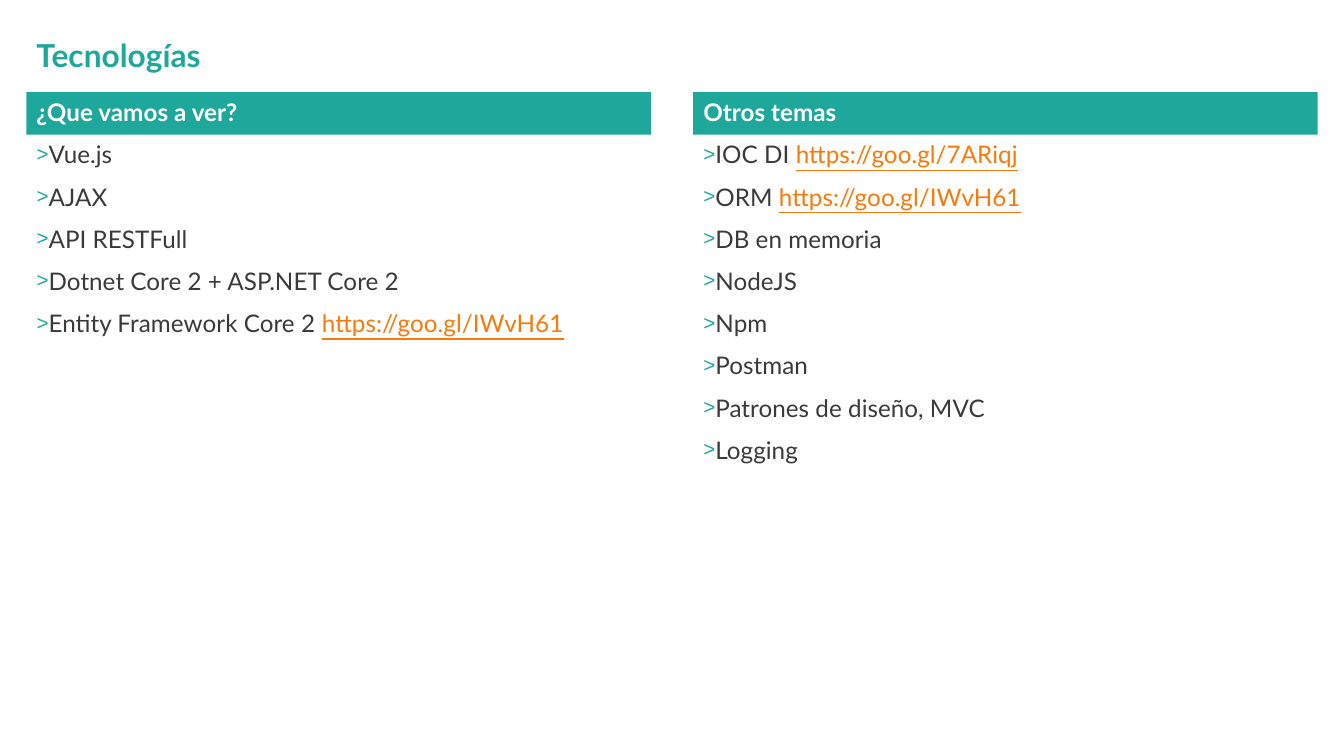
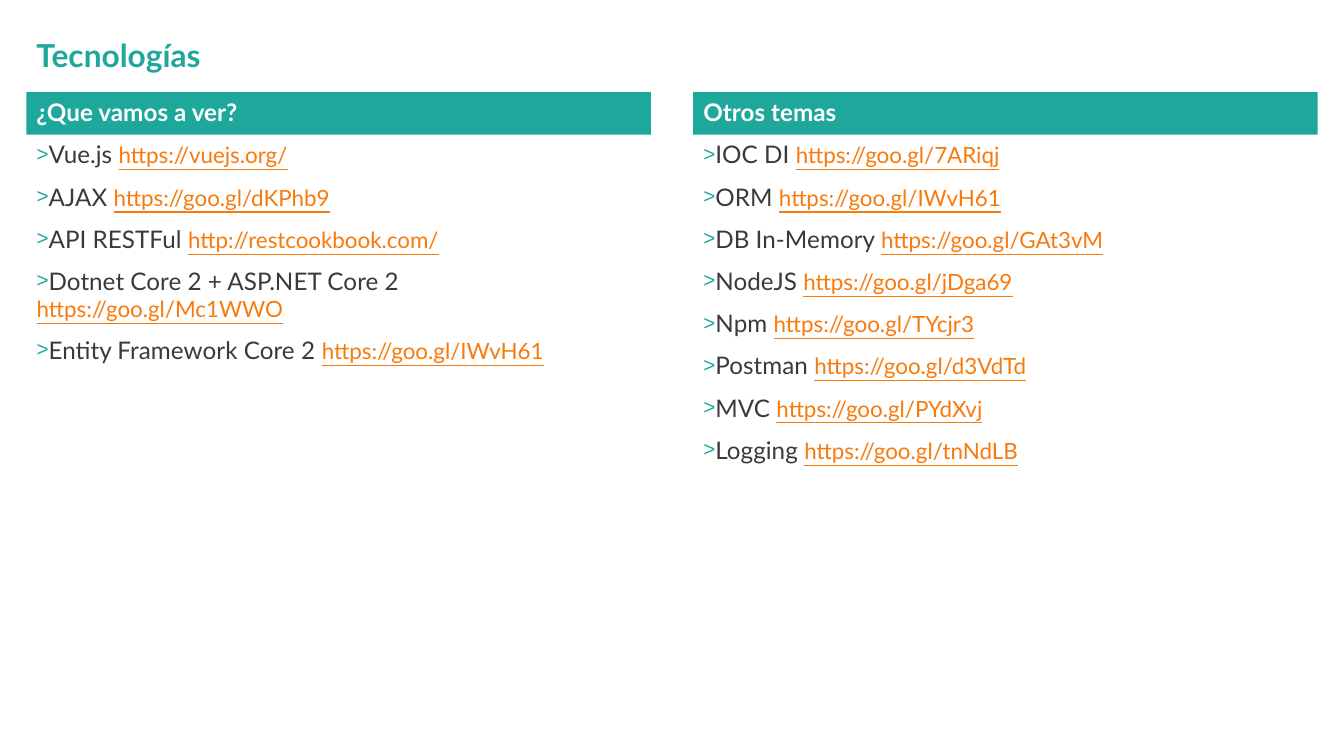
Before and after one commit to hexacta/ort-workshop-2017, a slide deck: slide 6 of Presentacion.pptx. Drawn at 1344x756 pixels with LibreOffice and Linux fonts; fonts in the diff are those of the drawing; background and template pictures are left out. Boxes give left, top, right and bottom in pixels: in the first picture for what was removed or moved away, otherwise in the second. Text is boxed around its words. In the diff, an @@ line names an element or a change of style, - is before the commit and + after.

Commit message:
ppt

```diff
--- a/Presentacion.pptx
+++ b/Presentacion.pptx
@@ text at [37, 145, 438, 321]: text changed; size 17.3 to 16 pt; text colour #3A3A3A to #F87A0C @@
-> Vue.js
-> AJAX
-> API RESTFull
-> Dotnet Core 2 + ASP.NET Core 2
+> Vue.js https://vuejs.org/
+> AJAX https://goo.gl/dKPhb9
+> API RESTFul http://restcookbook.com/
+> Dotnet Core 2 + ASP.NET Core 2 https://goo.gl/Mc1WWO
@@ text at [715, 145, 1001, 210]: size 17.3 to 16 pt in "https://goo.gl/7ARiqj", "https://goo.gl/IWvH61" @@
@@ text at [715, 230, 1103, 464]: text changed; size 17.3 to 16 pt; text colour #3A3A3A to #F87A0C @@
-> DB en memoria
-> NodeJS
-> Npm
-> Postman
-> Patrones de diseño, MVC
-> Logging
+> DB In-Memory https://goo.gl/GAt3vM
+> NodeJS https://goo.gl/jDga69
+> Npm https://goo.gl/TYcjr3
+> Postman https://goo.gl/d3VdTd
+> MVC https://goo.gl/PYdXvj
+> Logging https://goo.gl/tnNdLB
@@ text at [49, 341, 544, 363]: size 17.3 to 16 pt in "https://goo.gl/IWvH61" @@
```
Also in this commit, not shown: 1 other slide changed.
